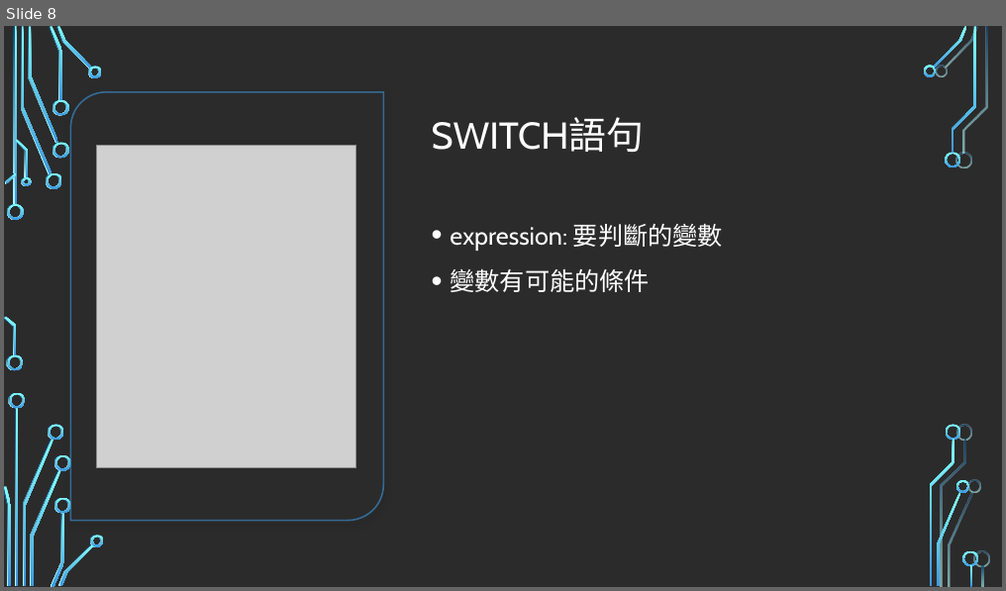
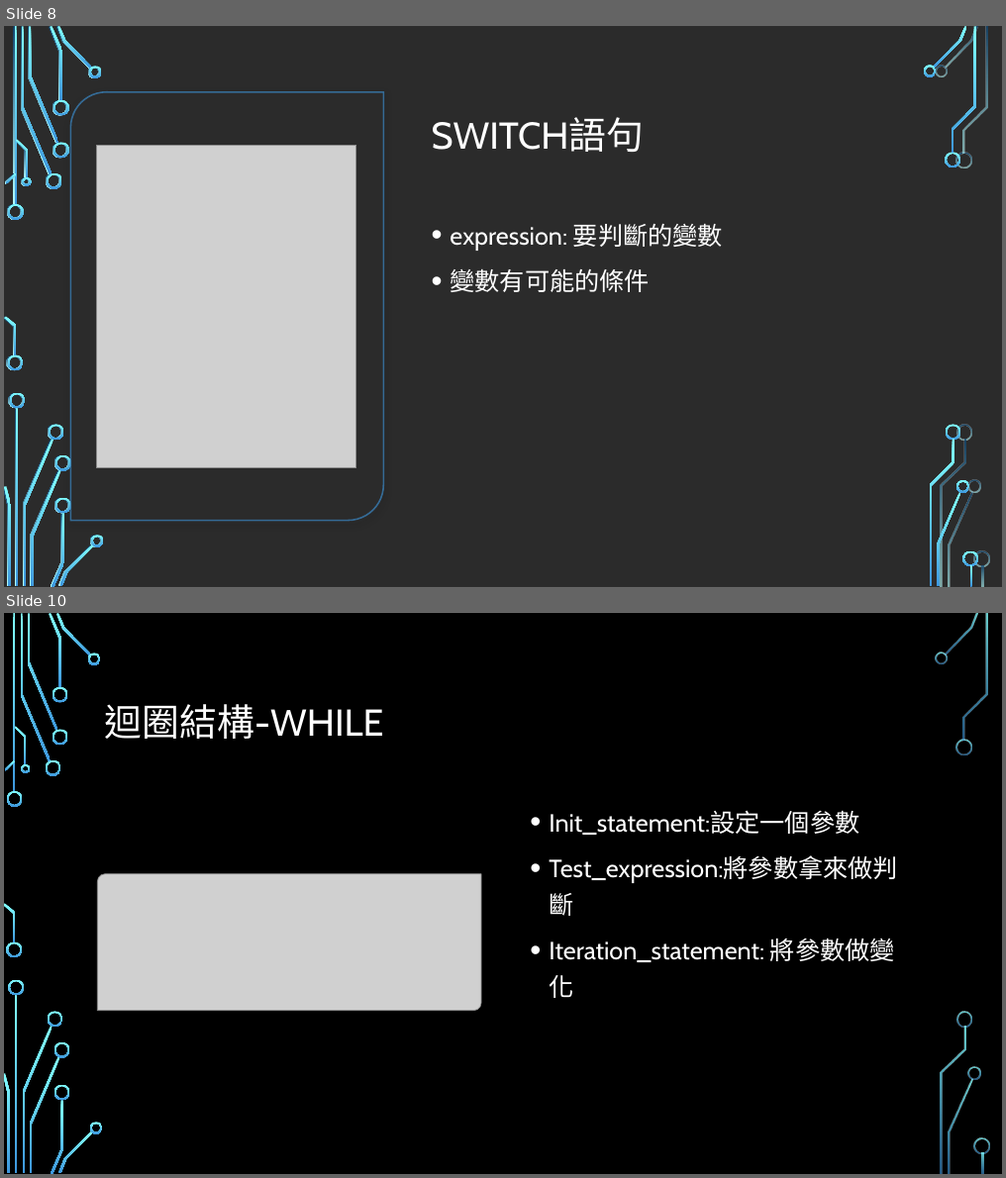
Before and after one commit to Alvin-Lo0729/ncut-java, a slide deck: doc/JAVA0123.pptx. Shown one above the other, each under a label of ours: slide 8 before the commit, slides 8 and 10 after it; the slides between them are not shown. The pictures are 1006x591 and 1006x1178 pixels, drawn with LibreOffice and Linux fonts; fonts in the diff are those of the drawing; grey boxes stand for pictures; background and template pictures are left out; a plain dark background stands for a picture behind light text. Boxes give left, top, right and bottom in pixels: in the first picture for what was removed or moved away, otherwise in the second. Text is boxed around its words. In the diff, an @@ line names an element or a change of style, - is before the commit and + after.

```diff
--- a/doc/JAVA0123.pptx
+++ b/doc/JAVA0123.pptx
@@ slide 10 added at [4, 613, 1002, 1174], background picture (left out) @@
@@ title added at [105, 704, 384, 739], 36 pt, text #FFFFFF @@
+迴圈結構-WHILE
@@ text added at [548, 811, 898, 998], 24 pt, text #FFFFFF @@
+• Init_statement:設定一個參數
+• Test_expression:將參數拿來做判斷
+• Iteration_statement: 將參數做變化
@@ picture added at [98, 874, 481, 1011] @@
@@ group added at [4, 613, 990, 1174]: 33 freeform shapes, 3 rectangles @@
```
Also in this commit, not shown: 1 slide changed, 1 other slide added, 1 slide removed, 2 other files.
